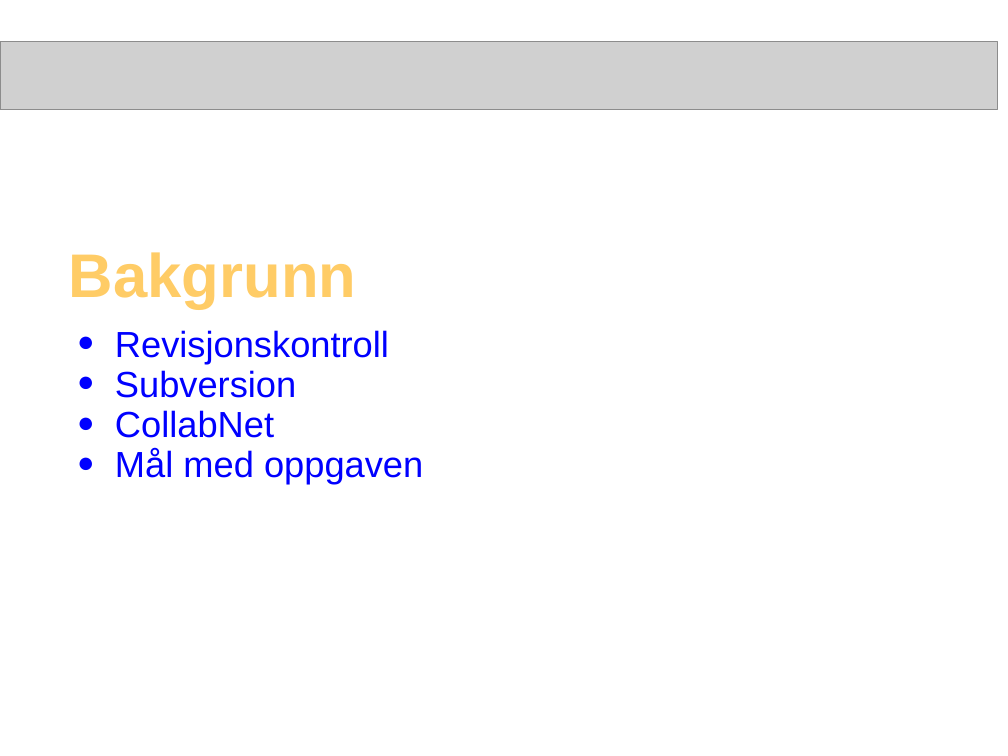
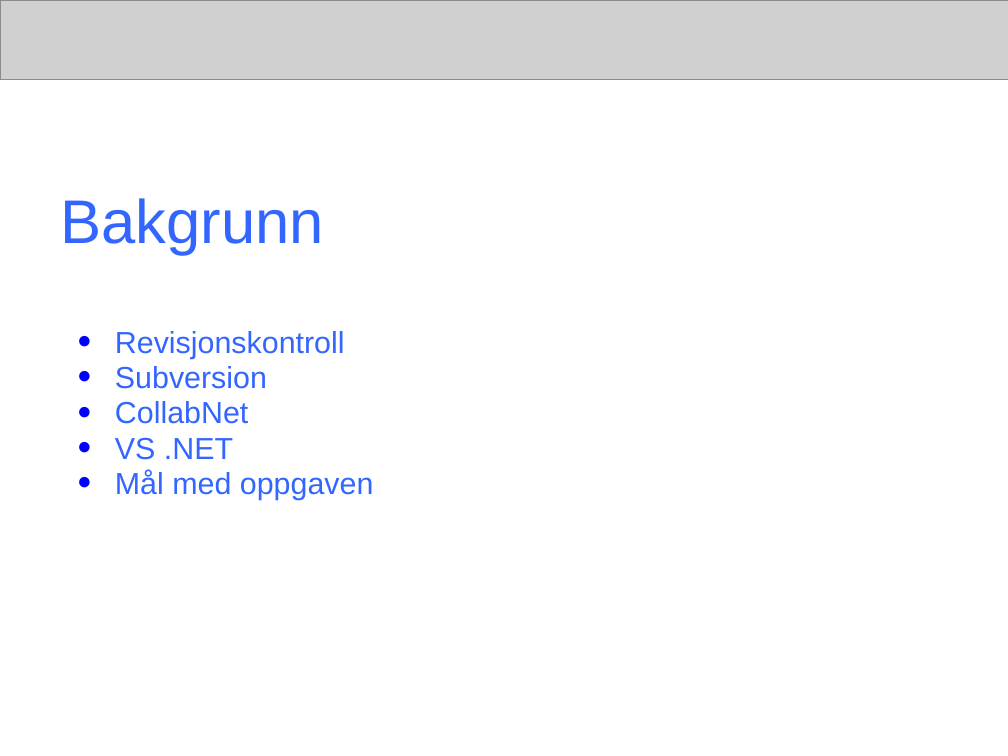
Before and after one commit to windygu/AnkhSVN, a slide deck: slide 2 of doc/powerpoint/Subversion_addin_for_VS.NET.ppt. Drawn at 1008x756 pixels with LibreOffice and Linux fonts; fonts in the diff are those of the drawing; grey boxes stand for pictures. Boxes give left, top, right and bottom in pixels: in the first picture for what was removed or moved away, otherwise in the second. Text is boxed around its words. In the diff, an @@ line names an element or a change of style, - is before the commit and + after.

Commit message:
The presentation contain:
* Title of final project, name of authors
* Background
- Revision control: wc, revision, repository to be explained
- Subversion
- CollabNet
- VS.NET
- Aim of the final project

*Content
- Functionality of NSvn
- Navigation model of Ankh
- What can Ankh do?
- Example of how Ankh works: Manual demo performed at school PC
- Ankh Help: Manual demo performed at school PC
- Improvements of GUI
- Testing of Ankh
- Challenges and development environment
- Conclusion

White background, "ankh header" without letters or symbol

```diff
--- a/doc/powerpoint/Subversion_addin_for_VS.NET.ppt
+++ b/doc/powerpoint/Subversion_addin_for_VS.NET.ppt
@@ picture: place and size @@
-picture at [0, 42, 998, 110]
+picture at [0, 0, 1008, 80]
@@ title "Bakgrunn": place and size @@
-title "Bakgrunn" at [69, 252, 356, 309]
+title "Bakgrunn" at [61, 198, 325, 254]
@@ title "Bakgrunn" at [61, 198, 325, 254]: text colour #FFCC66 to #3366FF, bold off @@
@@ text at [115, 331, 374, 500]: size 25.9 to 21.7 pt, text colour #0000FF to #3366FF in "Revisjonskontroll", "Subversion", "CollabNet", "Mål med oppgaven" @@
@@ text at [115, 437, 233, 460]: paragraph added @@
+● VS .NET
```
Also in this commit, not shown: 12 other slides changed, 9 slides added, 7 slides removed.
